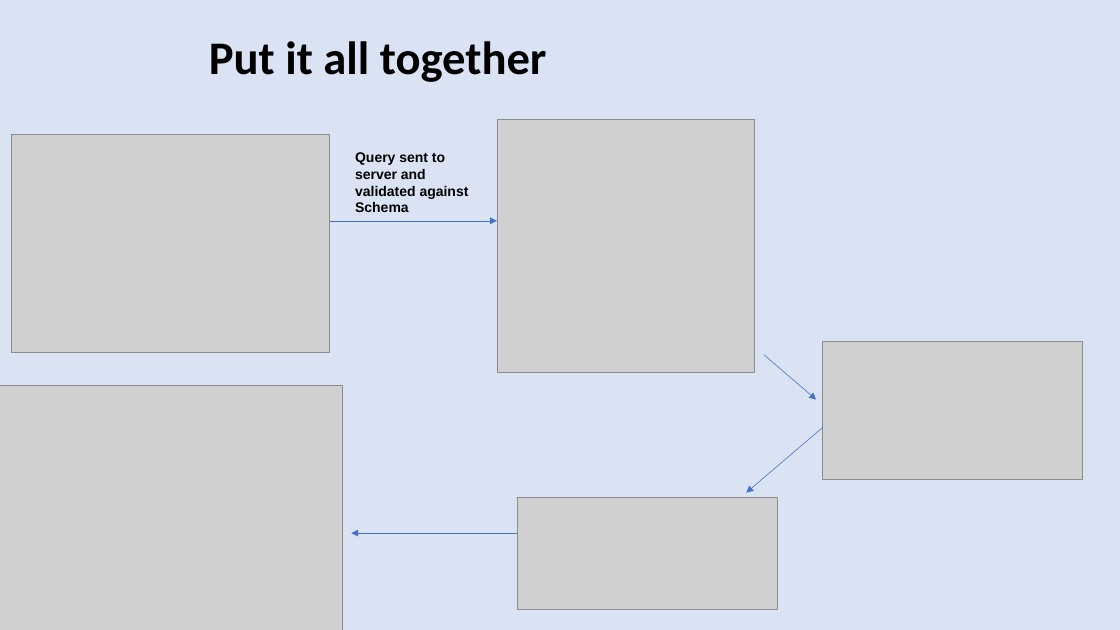
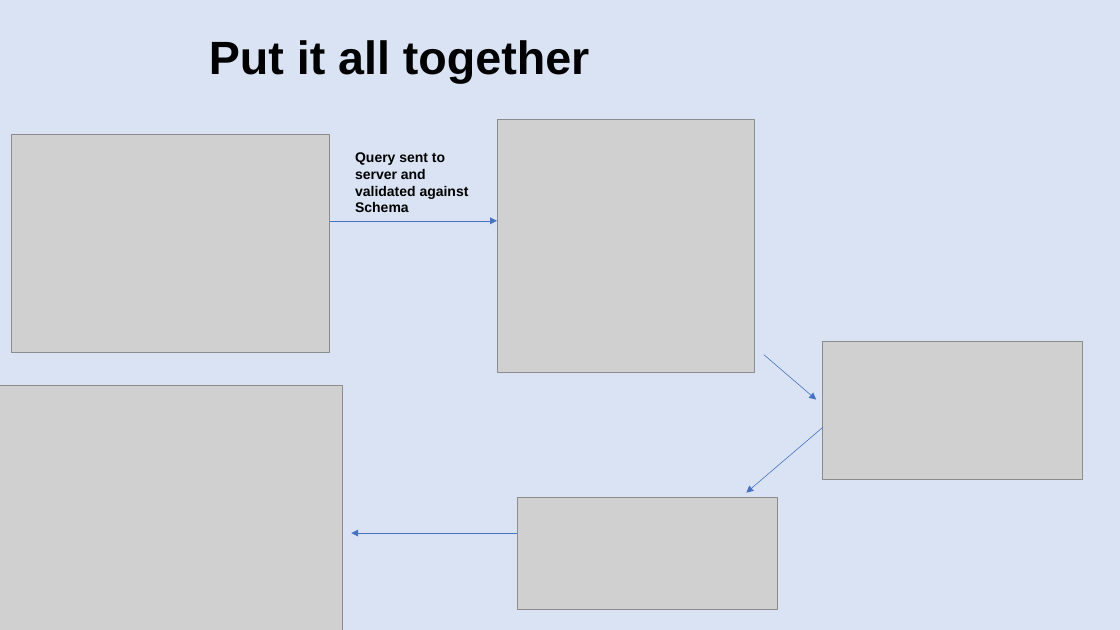
Before and after one commit to patelg123/graphql-presentation, a slide deck: slide 14 of current.pptx. Drawn at 1120x630 pixels with LibreOffice and Linux fonts; fonts in the diff are those of the drawing; grey boxes stand for pictures. Boxes give left, top, right and bottom in pixels: in the first picture for what was removed or moved away, otherwise in the second. Text is boxed around its words. In the diff, an @@ line names an element or a change of style, - is before the commit and + after.

```diff
--- a/current.pptx
+++ b/current.pptx
@@ text "Put it all together" at box(209, 40, 589, 83): font Calibri to Arial @@
```
Also in this commit, not shown: 15 other slides changed, 1 slide added, 1 slide removed.
